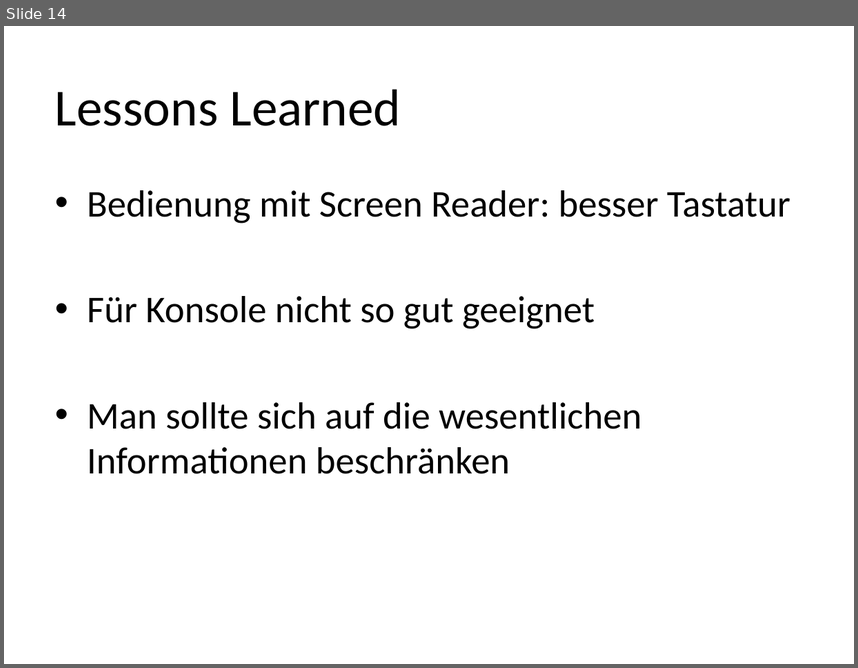
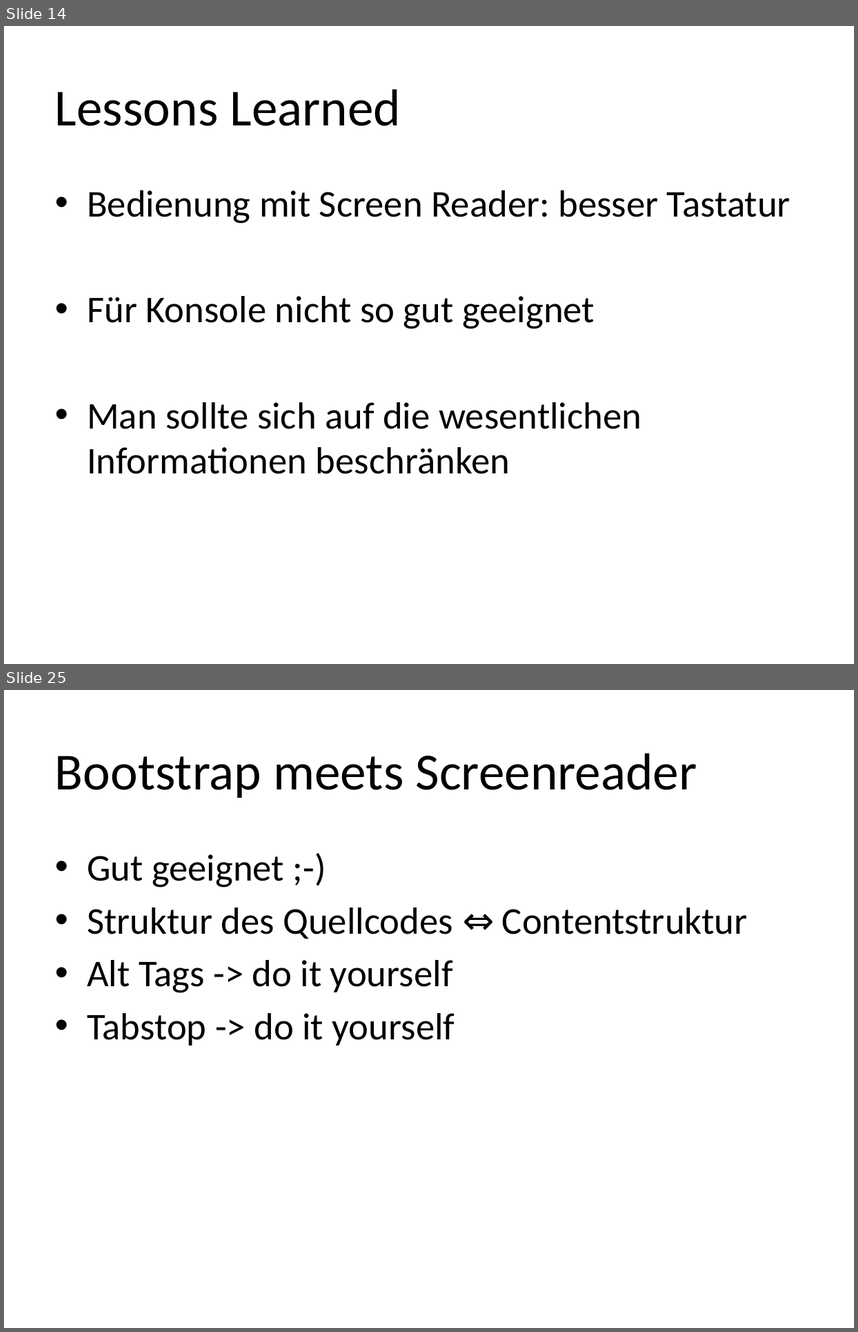
Before and after one commit to Capoot/hci, a slide deck: screenreader.pptx. Shown one above the other, each under a label of ours: slide 14 before the commit, slides 14 and 25 after it; the slides between them are not shown. The pictures are 858x668 and 858x1332 pixels, drawn with LibreOffice and Linux fonts; fonts in the diff are those of the drawing. Boxes give left, top, right and bottom in pixels: in the first picture for what was removed or moved away, otherwise in the second. Text is boxed around its words. In the diff, an @@ line names an element or a change of style, - is before the commit and + after.

Commit message:
added bootstrap

```diff
--- a/screenreader.pptx
+++ b/screenreader.pptx
@@ slide 25 added at bbox=[4, 690, 854, 1328], background #FFFFFF @@
@@ title added at bbox=[55, 753, 697, 798], 44 pt, text #000000 @@
+Bootstrap meets Screenreader
@@ text added at bbox=[87, 854, 748, 1045], 32 pt, text #000000 @@
+• Gut geeignet ;-)
+• Struktur des Quellcodes ⇔ Contentstruktur
+• Alt Tags -> do it yourself
+• Tabstop -> do it yourself
```
Also in this commit, not shown: 11 other slides added.
